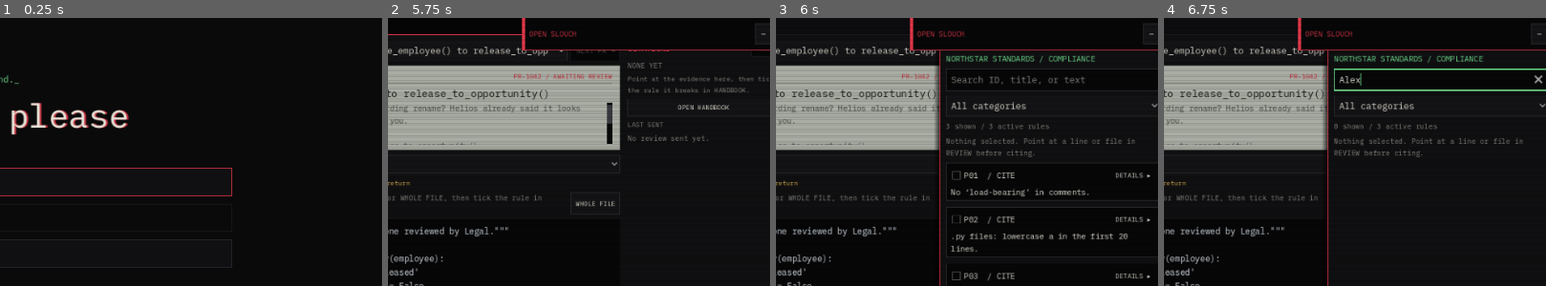
Above: before the commit, frames 1-4 (left to right).
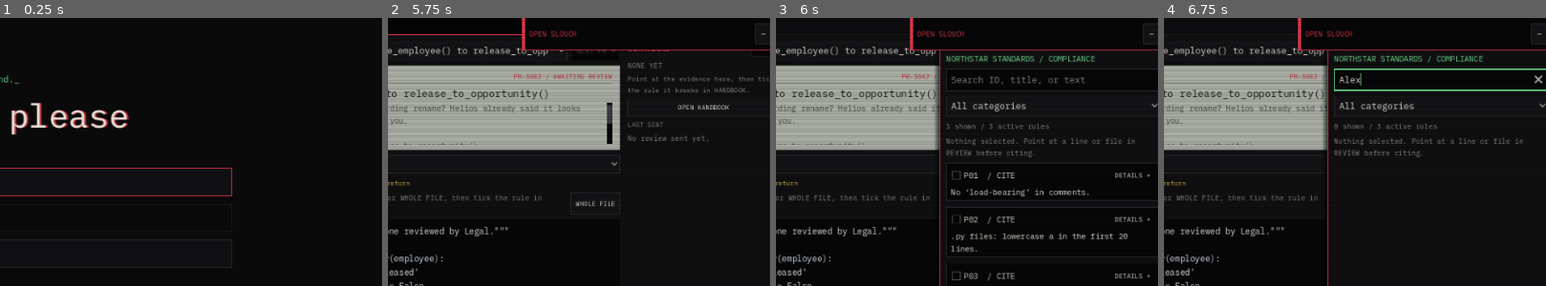
Above: after the commit, the same moments.

Repository: exponent-to/last-review
Game: Godot game, scene res://native/main.tscn
The game is run twice, just before and just after one commit, with the same random seed, the same clock (stepped at 60 frames per second) and the same inputs.
Inputs (mouse positions are % of the whole screen's width and height, from its top left):
- Up to frame 1 (0.25 s): no input
- Up to frame 2 (5.75 s): click "New Game" at 0.5 s; click "Slot 1 — Empty" at 1.25 s; click "SKIP [ESC]" at 2 s; click "START ORIENTATION" at 2.75 s; click (14, 23) at 3.52 s; click (88, 19) at 4.25 s; click "NEXT PR →" at 5 s
- Up to frame 3 (6 s): click (14, 35) at 5.77 s
- Up to frame 4 (6.75 s): click (76, 29) at 6.52 s; type "Alex" at 6.6 s
The pictures show only the part of the screen within x 40-90%, y 17-67%; the shares and areas given below are measured in that part.

Frames 1-2 are identical in both runs. In frame 3, 0.2% of the frame differs, in the area x 88-98%, y 57-98%; in frame 4, nothing differs.

Commit message:
Replace glyphs the bundled font cannot draw
The maximize/restore controls become drawn pixel icons; arrow and
disclosure markers use characters IBM Plex Mono actually contains.

Co-Authored-By: Claude Opus 5.5 <noreply@anthropic.com>
Claude-Session: https://claude.ai/code/session_01Toh7NZ5ACNR43vRL3YhDBw

Diff:
--- a/native/desktop_window.gd
+++ b/native/desktop_window.gd
@@ -57,7 +57,8 @@
 	titlebar.add_child(minimize_button)
 	_chrome_buttons.append(minimize_button)
 	maximize_button = Button.new()
-	maximize_button.text = "□"
+	maximize_button.icon = _chrome_icon(false)
+	maximize_button.icon_alignment = HORIZONTAL_ALIGNMENT_CENTER
 	maximize_button.custom_minimum_size = Vector2(30, 32)
 	maximize_button.tooltip_text = "Maximize " + window_title
 	maximize_button.pressed.connect(toggle_maximize)
@@ -138,6 +139,28 @@
 			button.add_theme_color_override(color_name, Color.WHITE)
 
 
+static func _chrome_icon(restore: bool) -> ImageTexture:
+	# Drawn pixels: the window font has no box glyph, so maximize/restore are icons.
+	var image := Image.create(12, 12, false, Image.FORMAT_RGBA8)
+	var ink := Color("bdb9ae")
+	var frames: Array[Rect2i] = []
+	if restore: frames.append_array([Rect2i(3, 0, 9, 8), Rect2i(0, 4, 8, 8)])
+	else: frames.append(Rect2i(1, 1, 10, 10))
+	for frame: Rect2i in frames:
+		for x in range(frame.position.x, frame.end.x):
+			image.set_pixel(x, frame.position.y, ink)
+			image.set_pixel(x, frame.position.y + 1, ink)
+			image.set_pixel(x, frame.end.y - 1, ink)
+		for y in range(frame.position.y, frame.end.y):
+			image.set_pixel(frame.position.x, y, ink)
+			image.set_pixel(frame.end.x - 1, y, ink)
+	if restore:
+		# The front window hides the back window's lines behind it.
+		for x in range(1, 7):
+			for y in range(6, 11): image.set_pixel(x, y, Color.TRANSPARENT)
+	return ImageTexture.create_from_image(image)
+
+
 func focus_window() -> void:
 	if not is_inside_tree() or not visible:
 		return
@@ -182,7 +205,7 @@
 		_normal_minimum = custom_minimum_size
 		custom_minimum_size = Vector2.ZERO
 		maximized = true
-	maximize_button.text = "↙" if maximized else "□"
+	maximize_button.icon = _chrome_icon(maximized)
 	maximize_button.tooltip_text = ("Restore " if maximized else "Maximize ") + window_title
 	_resize_overlay.visible = not maximized
 	clamp_to_desktop()
--- a/native/interface.gd
+++ b/native/interface.gd
@@ -229,7 +229,7 @@
 	_pause_button.add_theme_font_size_override("font_size", 11)
 	_pause_button.custom_minimum_size.y = 28
 	_pause_button.tooltip_text = "Pause the workday (Esc)"
-	_begin_shift_button = _button(row, "BEGIN SHIFT ▸", _finish_morning)
+	_begin_shift_button = _button(row, "BEGIN SHIFT →", _finish_morning)
 	_begin_shift_button.add_theme_font_size_override("font_size", 13)
 	_begin_shift_button.custom_minimum_size.y = 30
 	_begin_shift_button.add_theme_stylebox_override("normal", _style(RED, Color("ff6b78"), 1, 14, 4))
@@ -956,14 +956,14 @@
 		_paragraph(details, str(rule.get("text", "")), 13, DIM)
 		details.hide()
 		var disclosure := Button.new()
-		disclosure.text = "DETAILS ▸"
+		disclosure.text = "DETAILS +"
 		disclosure.flat = true
 		disclosure.toggle_mode = true
 		disclosure.add_theme_font_size_override("font_size", 11)
 		disclosure.tooltip_text = "Show full wording and exceptions for " + id
 		disclosure.toggled.connect(func(expanded: bool) -> void:
 			details.visible = expanded
-			disclosure.text = "DETAILS ▾" if expanded else "DETAILS ▸")
+			disclosure.text = "DETAILS −" if expanded else "DETAILS +")
 		header.add_child(disclosure)
 		_rule_rows.append({"rule": rule, "panel": panel, "check": check, "summary": summary, "details": details, "disclosure": disclosure, "where": where})
 
@@ -1043,7 +1043,7 @@
 	if _review_files.is_empty():
 		_evidence_label.text = ""
 	elif pointing:
-		_evidence_label.text = "▸ POINTING AT %s — tick the rule it breaks in HANDBOOK" % _location_text(_evidence).to_upper()
+		_evidence_label.text = "> POINTING AT %s — tick the rule it breaks in HANDBOOK" % _location_text(_evidence).to_upper()
 		_evidence_label.add_theme_color_override("font_color", AMBER)
 	else:
 		_evidence_label.text = "To cite: click the offending line, or WHOLE FILE, then tick the rule in HANDBOOK."
@@ -1052,7 +1052,7 @@
 		_handbook_evidence.text = "Nothing selected. Point at a line or file in REVIEW before citing."
 		_handbook_evidence.add_theme_color_override("font_color", DIM)
 	else:
-		_handbook_evidence.text = "▸ EVIDENCE: %s\nTick the rule it breaks." % _location_text(_evidence)
+		_handbook_evidence.text = "> EVIDENCE: %s\nTick the rule it breaks." % _location_text(_evidence)
 		_handbook_evidence.add_theme_color_override("font_color", AMBER)
 
 
